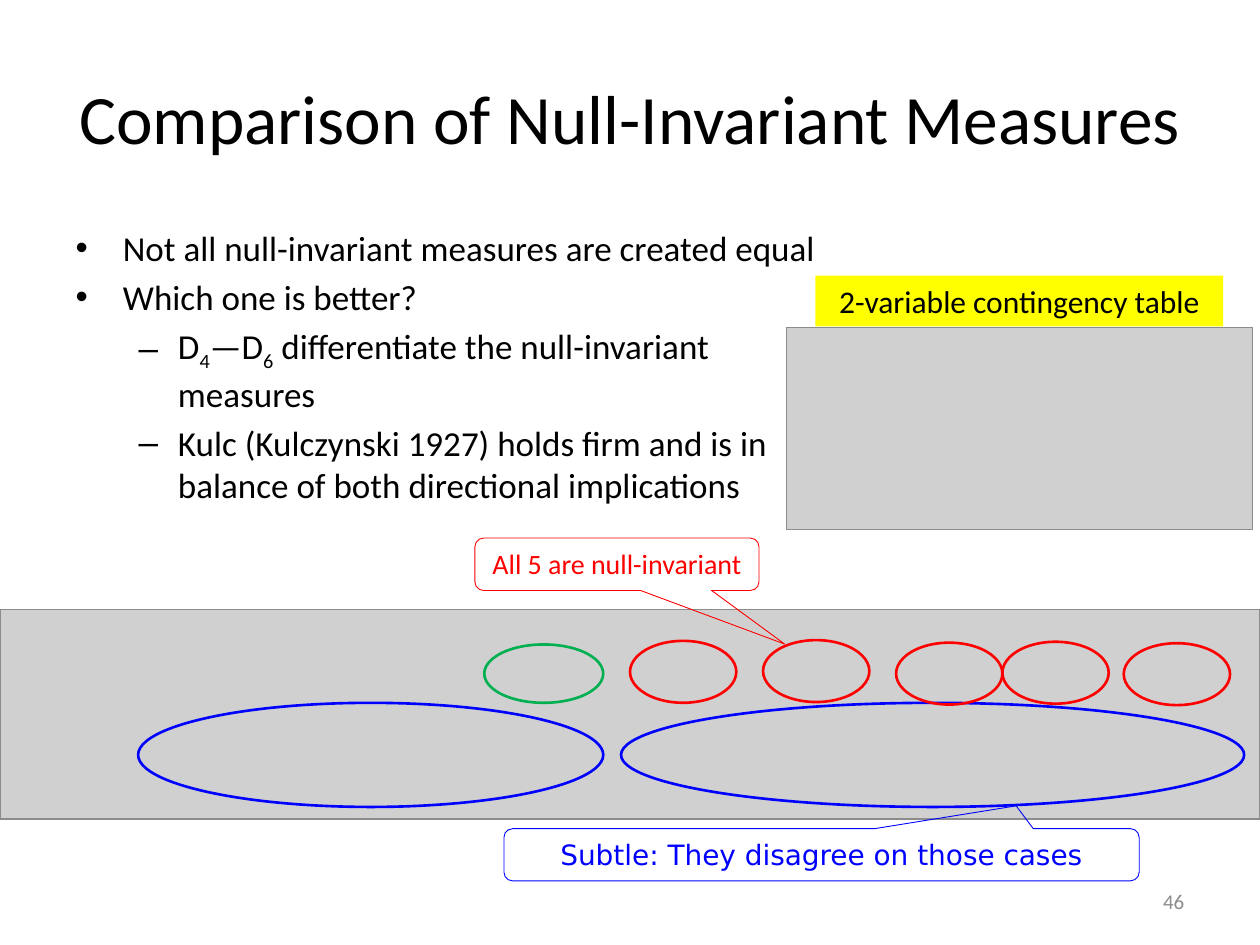
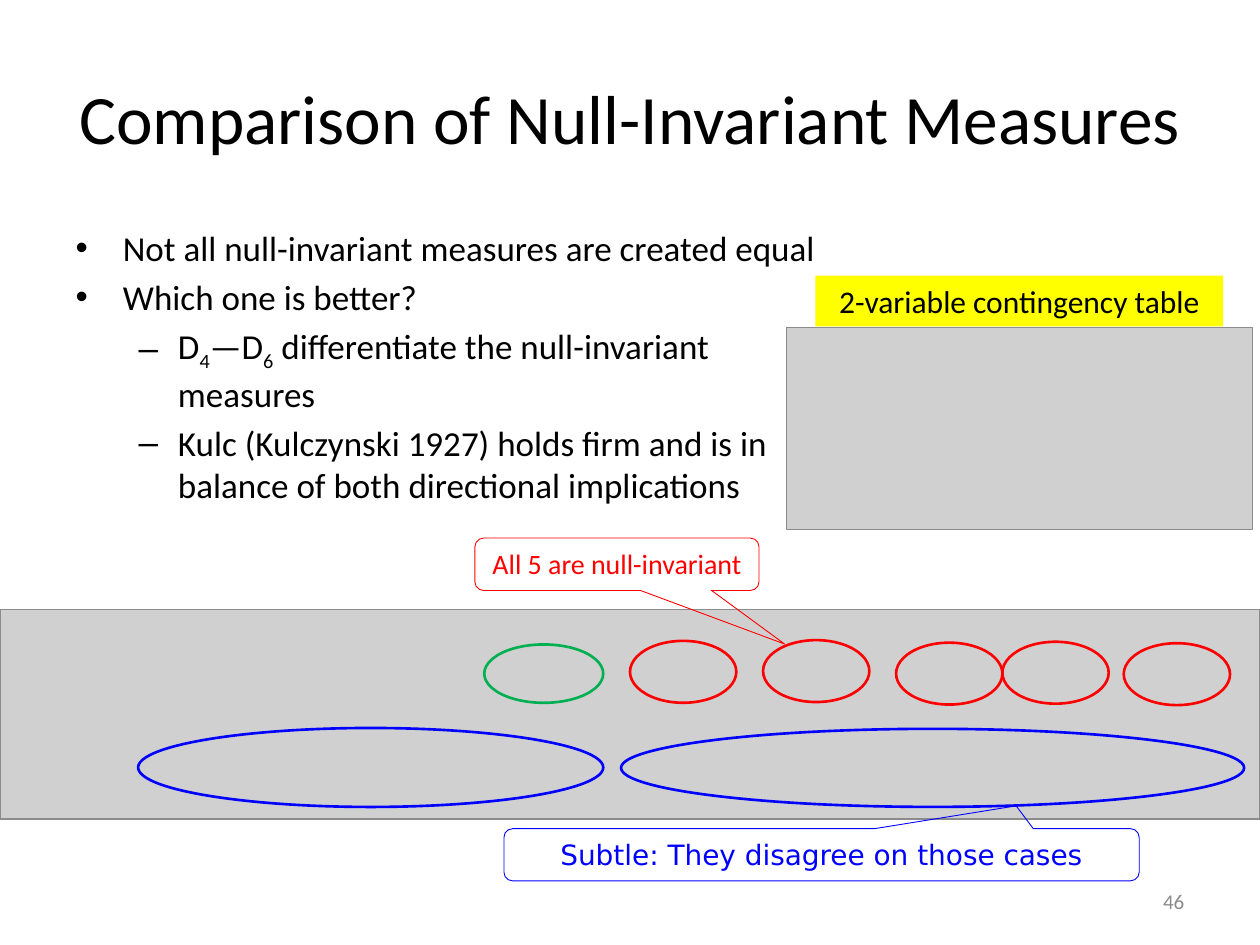
Before and after one commit to mjiang89/mjiang89.github.io, a slide deck: slide 46 of teaching/CS412Summer17-Chapter6.pptx. Drawn at 1260x945 pixels with LibreOffice and Linux fonts; fonts in the diff are those of the drawing; grey boxes stand for pictures. Boxes give left, top, right and bottom in pixels: in the first picture for what was removed or moved away, otherwise in the second. Text is boxed around its words. In the diff, an @@ line names an element or a change of style, - is before the commit and + after.

```diff
--- a/teaching/CS412Summer17-Chapter6.pptx
+++ b/teaching/CS412Summer17-Chapter6.pptx
@@ ellipse: place and size @@
-ellipse at <box>139,703,604,808</box>
+ellipse at <box>139,728,604,808</box>
@@ ellipse: place and size @@
-ellipse at <box>621,703,1245,808</box>
+ellipse at <box>621,728,1245,806</box>
```
Also in this commit, not shown: 1 other slide changed, 4 other files.
